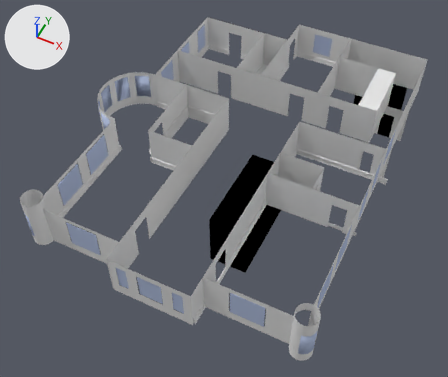
An edit to the Blender file Assets/models/floor_2/floor2b.blend, drawn before and after from the same camera.
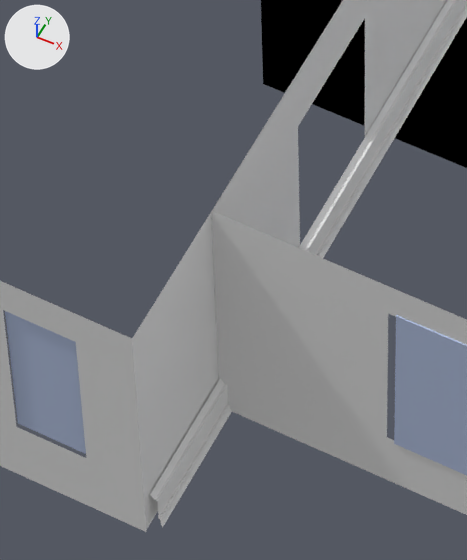
The first picture shows the older version from a 50 mm lens placed at (20.7, -22.7, 61.0), pointed at (1.0, 16.8, 11.7). The close-ups show both versions on the part from 38% to 54% of the width and 65% to 87% of the height of that picture; other places that the commit changed are outside them. Lighting does not change. The marker at upper left points along +X, +Y and +Z.

The scene before the commit, as lines of its bpy script (objects in view):
```python
me_cube_038 = bpy.data.meshes.new('Cube.038')
me_cube_038.from_pydata(...)  # 12 vertices, 5 faces; spans x 1.0, y -1.0..0.18, z 0.0..2.0
me_cube_038.materials.append(mat_main_hall_wall_e)  # its picture is missing
me_cube_039 = bpy.data.meshes.new('Cube.039')
me_cube_039.from_pydata(...)  # 14 vertices, 6 faces; spans x -1.0..3.82, y -1.0..1.0, z -1.0..1.0
me_cube_039.materials.append(mat_floor_boards)  # its picture is missing
me_cube_040 = bpy.data.meshes.new('Cube.040')
me_cube_040.from_pydata(...)  # 28 vertices, 18 faces; spans x -1.0..3.82, y -1.0..1.0, z -1.0..1.0
me_cube_040.materials.append(mat_floor_boards)  # its picture is missing
ob_cube_017 = bpy.data.objects.new('Cube.017', me_cube_039)
ob_cube_017.location = (6.58, 7.33, 14.48)
ob_cube_017.scale = (0.0321, 2.48, 0.345)
ob_cube_018 = bpy.data.objects.new('Cube.018', me_cube_040)
ob_cube_018.location = (6.58, 2.37, 14.48)
ob_cube_018.scale = (0.0321, 2.48, 0.345)
ob_hall_002 = bpy.data.objects.new('hall.002', me_cube_038)
ob_hall_002.parent = ob_floor_2
ob_hall_002.matrix_parent_inverse = Matrix(((2.0, 0.0, 0.0, -5.044), (0.0, 2.0, 0.0, -13.55), (0.0, 0.0, 2.0, -30.11), (0.0, 0.0, 0.0, 1.0)))
ob_hall_002.location = (2.522, 19.28, 14.1)
ob_hall_002.scale = (4.0, 19.5, 2.25)
# also in view: 'bedroom_se_window_s' at (10.6, 1.8, 16.6); 'center_hall.001' at (2.5, -0.2, 16.3); 'bedroom_se_wall_s' at (10.5, 1.8, 16.4); 'bedroom_se_wall_w' at (6.5, 8.3, 16.3); 'main_hall_window_se' at (5.2, -0.2, 16.6)
```
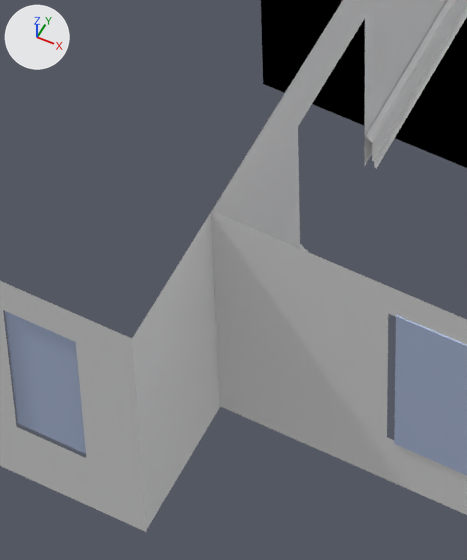
Changed parts and their boxes [x1, y1, x2, y2] in the close-ups (467 x 560 px):
'Cube.017', mesh rescaled
    before: [329, 0, 467, 231]
    after: [366, 0, 467, 169]
'Cube.018', reshaped
    before: [150, 198, 339, 527]
    after: [299, 244, 308, 252]

What the commit changed:
me_cube_040 is used by ob_cube_018; location (6.58, 2.37, 14.48); scale (0.0321, 2.48, 0.345).
me_cube_040 had 28 vertices, 18 faces and spanned x -1.0..3.82, y -1.0..1.0, z -1.0..1.0.
me_cube_040 now has 21 vertices, 12 faces and spans x -1.0..3.82, y -0.24..0.67, z -1.0..1.0.
Part 1, on me_cube_040:
14 vertices are removed from x -1.0..3.82, y -1.0..1.0, z -1.0..1.0.
18 faces are deleted.
7 vertices are added at x -1.0..3.82, y -0.24, z -1.0..1.0.
12 new faces join them.
me_cube_039 has 14 vertices, 6 faces and spans x -1.0..3.82, y -1.0..1.0, z -1.0..1.0.
me_cube_039 is used by ob_cube_017; location (6.58, 7.33, 14.48); scale (0.0321, 2.48, 0.345).
me_cube_039 part 2: the whole mesh is scaled about its middle by (1, 0.778, 1), then moved by (0.0, 0.22, 0.0).
